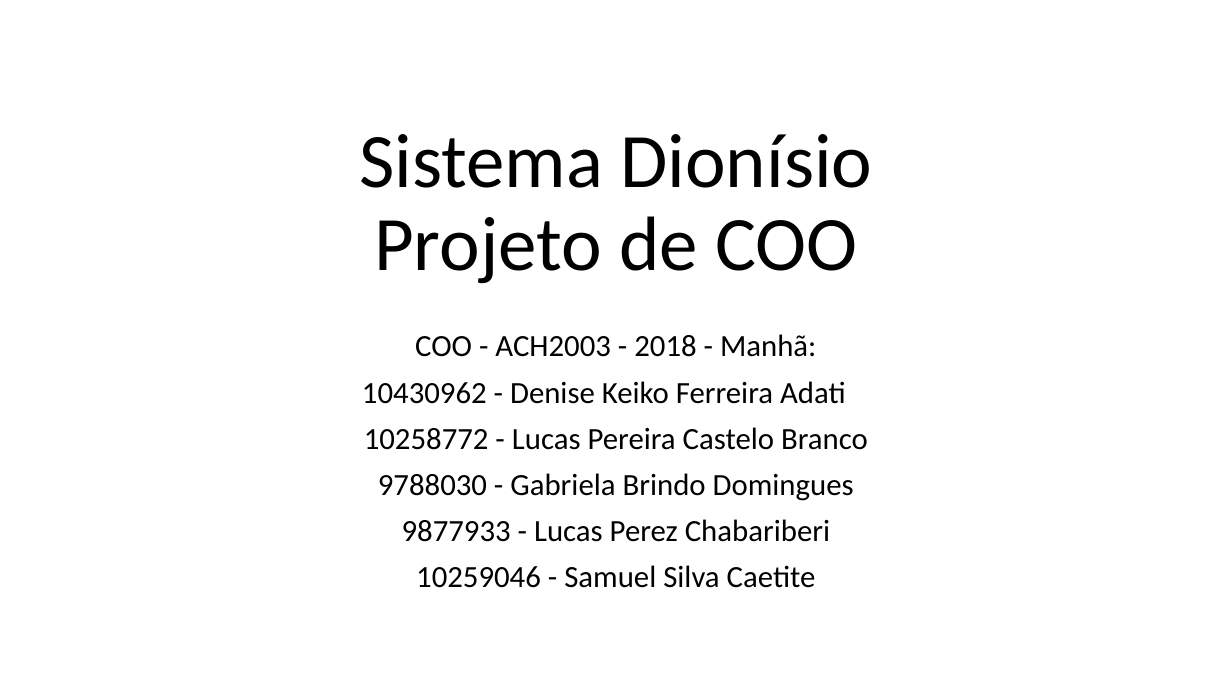
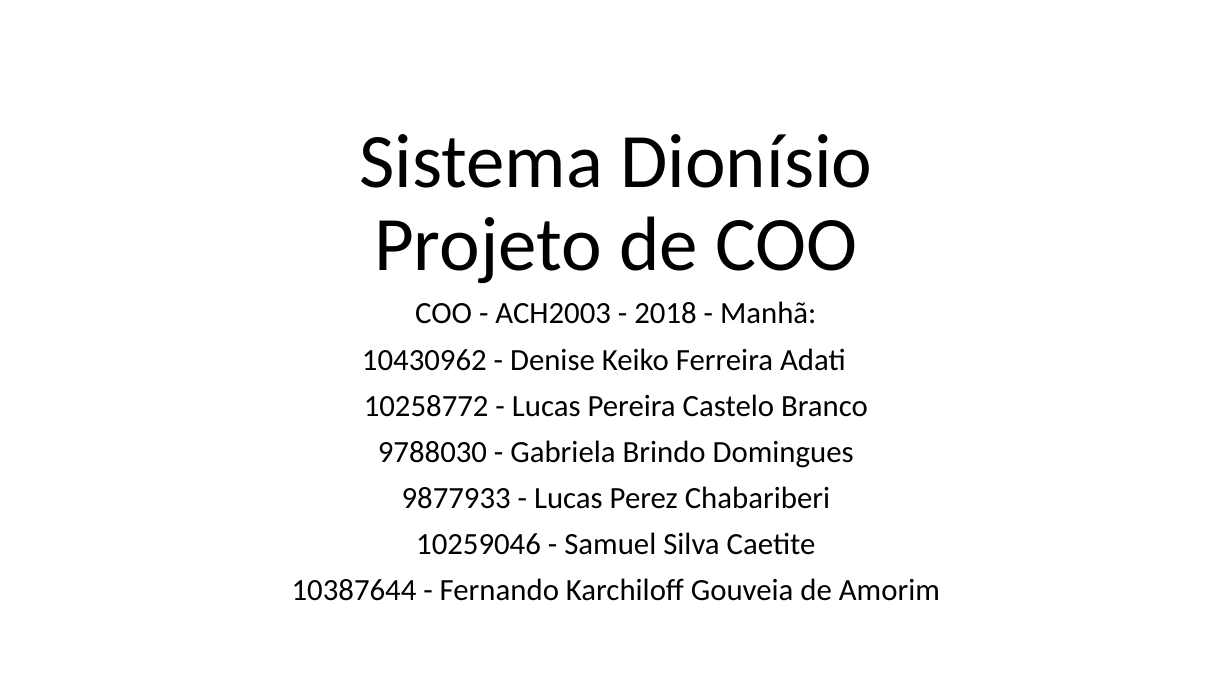
Before and after one commit to FernandoKGA/Gerenc_Recursos_Univ, a slide deck: slide 1 of Telas-DIONISIO.pptx. Drawn at 1232x693 pixels with LibreOffice and Linux fonts; fonts in the diff are those of the drawing. Boxes give left, top, right and bottom in pixels: in the first picture for what was removed or moved away, otherwise in the second. Text is boxed around its words. In the diff, an @@ line names an element or a change of style, - is before the commit and + after.

```diff
--- a/Telas-DIONISIO.pptx
+++ b/Telas-DIONISIO.pptx
@@ subtitle "COO - ACH2003 - 2018 ...": place and size @@
-subtitle "COO - ACH2003 - 2018 ..." at box(362, 334, 868, 588)
+subtitle "COO - ACH2003 - 2018 ..." at box(292, 301, 940, 601)
@@ subtitle at box(292, 578, 940, 601): paragraph added @@
+10387644 - Fernando Karchiloff Gouveia de Amorim
```
Also in this commit, not shown: 1 other file.
